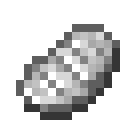
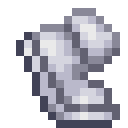
Layered file, before and after one edit (w=128, h=128). Changes by layer:
added layer "charged_speed_charm" above "Speed Boot (For Reference)" over [16, 8, 120, 128]
hid "charged_absorption_charm" over [16, 24, 120, 120]
